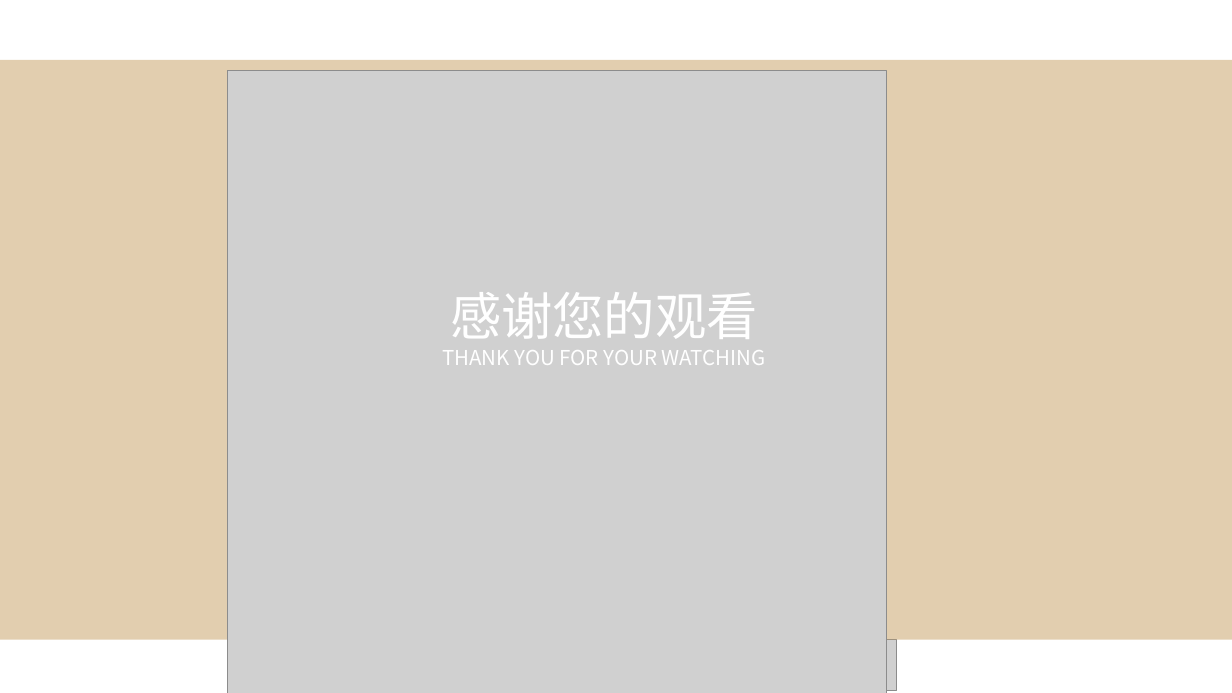
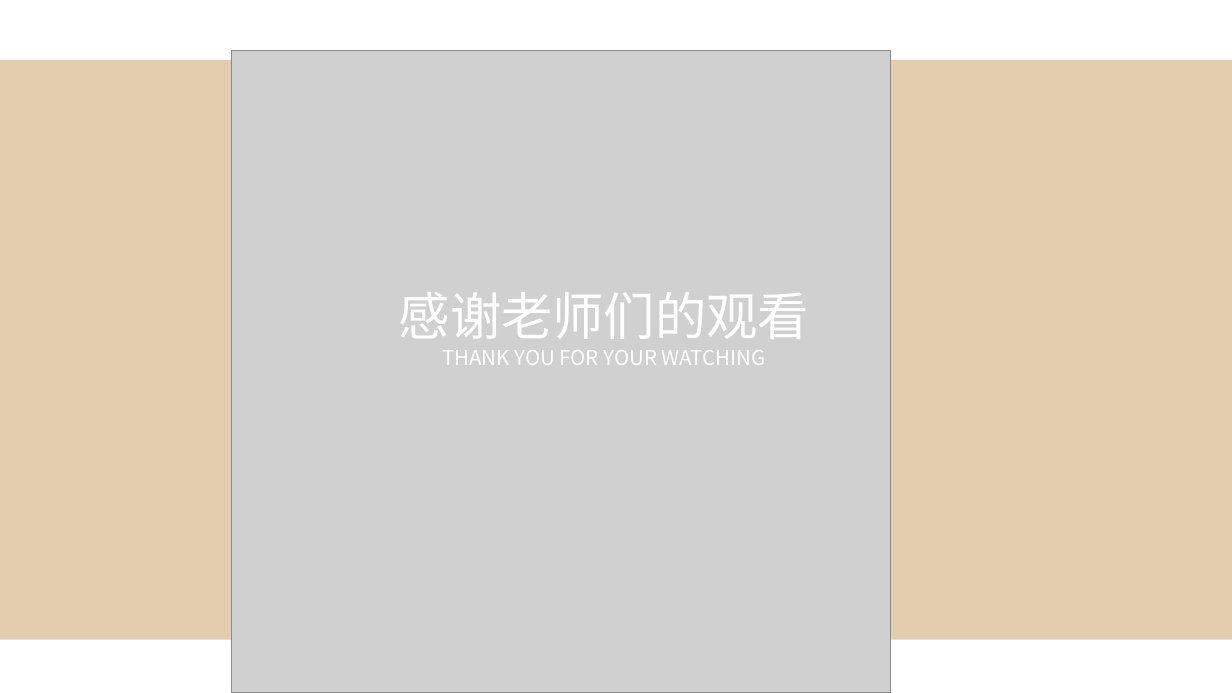
Before and after one commit to Gnnnn/Graduation-project, a slide deck: slide 12 of 答辩演示/肖晓珂14123112.pptx (slide 11 before the commit). Drawn at 1232x693 pixels with LibreOffice and Linux fonts; fonts in the diff are those of the drawing; grey boxes stand for pictures; background and template pictures are left out. Boxes give left, top, right and bottom in pixels: in the first picture for what was removed or moved away, otherwise in the second. Text is boxed around its words. In the diff, an @@ line names an element or a change of style, - is before the commit and + after.

```diff
--- a/答辩演示/肖晓珂14123112.pptx
+++ b/答辩演示/肖晓珂14123112.pptx
@@ picture: place and size @@
-picture at <box>227,70,886,693</box>
+picture at <box>232,51,891,693</box>
@@ text at <box>399,292,809,339</box>: text changed @@
-感谢您的观看
+感谢老师们的观看
@@ picture removed at <box>335,640,897,690</box> @@
```
Also in this commit, not shown: 4 other slides changed, 3 slides added, 2 slides removed, 17 other files.
